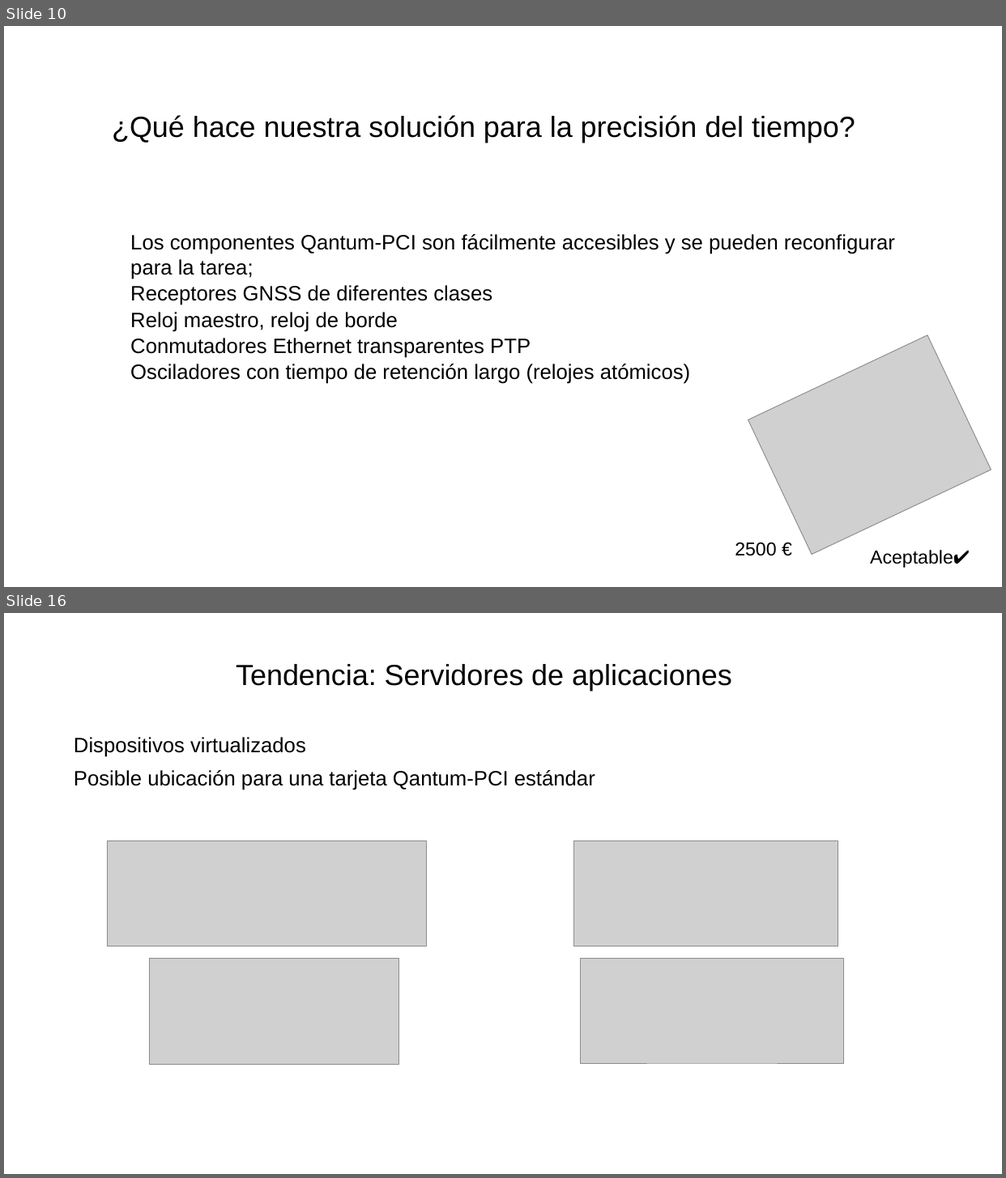
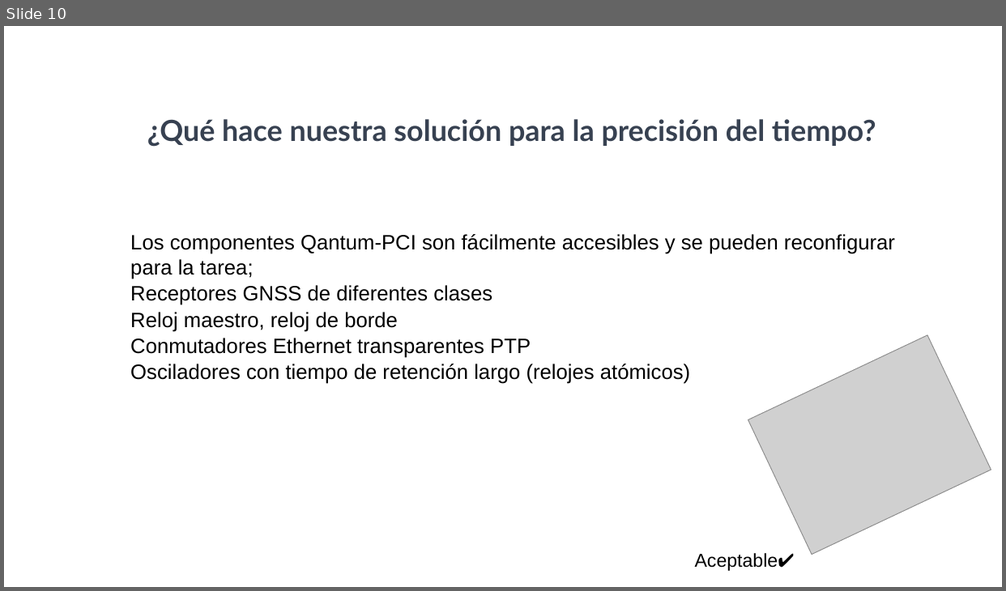
Before and after one commit to SiwaNetwork/QUANTUM, a slide deck: Time-Card/ДОКУМЕНТЫ/МАТЕРИАЛ СТАТЬИ/Применение в энергетике испанский.pptx. Shown one above the other, each under a label of ours: slides 10 and 16 before the commit, slide 10 after it; the slides between them are not shown. The pictures are 1006x1178 and 1006x591 pixels, drawn with LibreOffice and Linux fonts; fonts in the diff are those of the drawing; grey boxes stand for pictures. Boxes give left, top, right and bottom in pixels: in the first picture for what was removed or moved away, otherwise in the second. Text is boxed around its words. In the diff, an @@ line names an element or a change of style, - is before the commit and + after.

```diff
--- a/Time-Card/ДОКУМЕНТЫ/МАТЕРИАЛ СТАТЬИ/Применение в энергетике испанский.pptx
+++ b/Time-Card/ДОКУМЕНТЫ/МАТЕРИАЛ СТАТЬИ/Применение в энергетике испанский.pptx
@@ slide 16 removed at (4,613,1002,1174), background #FFFFFF @@
@@ title removed at (236,664,732,691) @@
-Tendencia: Servidores de aplicaciones
@@ text removed at (74,737,595,790) @@
-Dispositivos virtualizados
-Posible ubicación para una tarjeta Qantum-PCI estándar
@@ picture removed at (108,841,427,947) @@
@@ picture removed at (573,841,837,947) @@
@@ picture removed at (149,959,398,1065) @@
@@ picture removed at (581,959,844,1063) @@
@@ slide 10 changed as well @@
@@ title "¿Qué hace nuestra solución para ..." at (147,119,876,147): font Arial to Lato, text colour #000000 to #374151, bold on; alignment left to centre @@
@@ text "Aceptable✔": place and size @@
-text "Aceptable✔" at (870,550,970,568)
+text "Aceptable✔" at (695,553,795,571)
@@ text removed at (735,543,776,557) @@
-2500 €
```
Also in this commit, not shown: 9 other slides changed, 3 slides added, 6 other slides removed.
